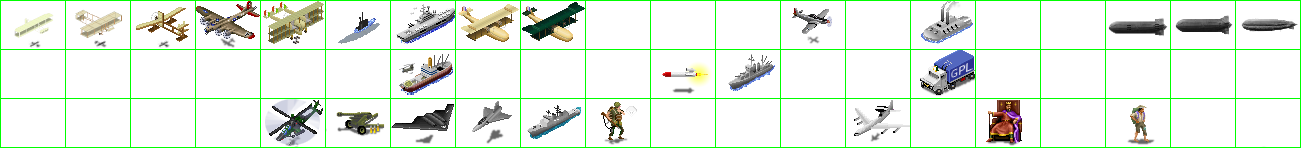
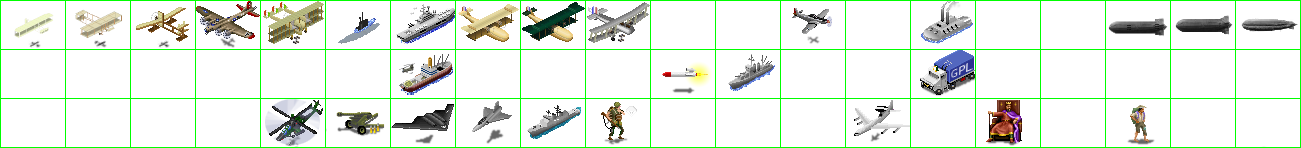
Layered file, before and after one edit (1301x148). Changes by layer:
painted on "units" over [left=587, top=2, right=650, bottom=43]
